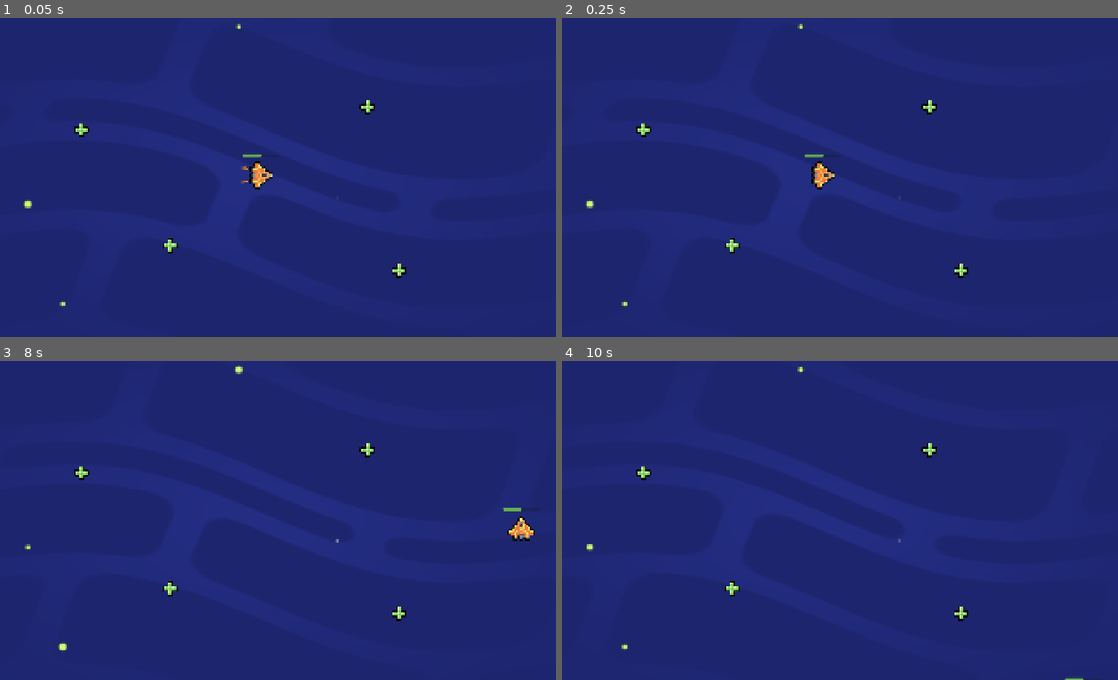
Above: before the commit, frames 1-4 (two rows, left to right).
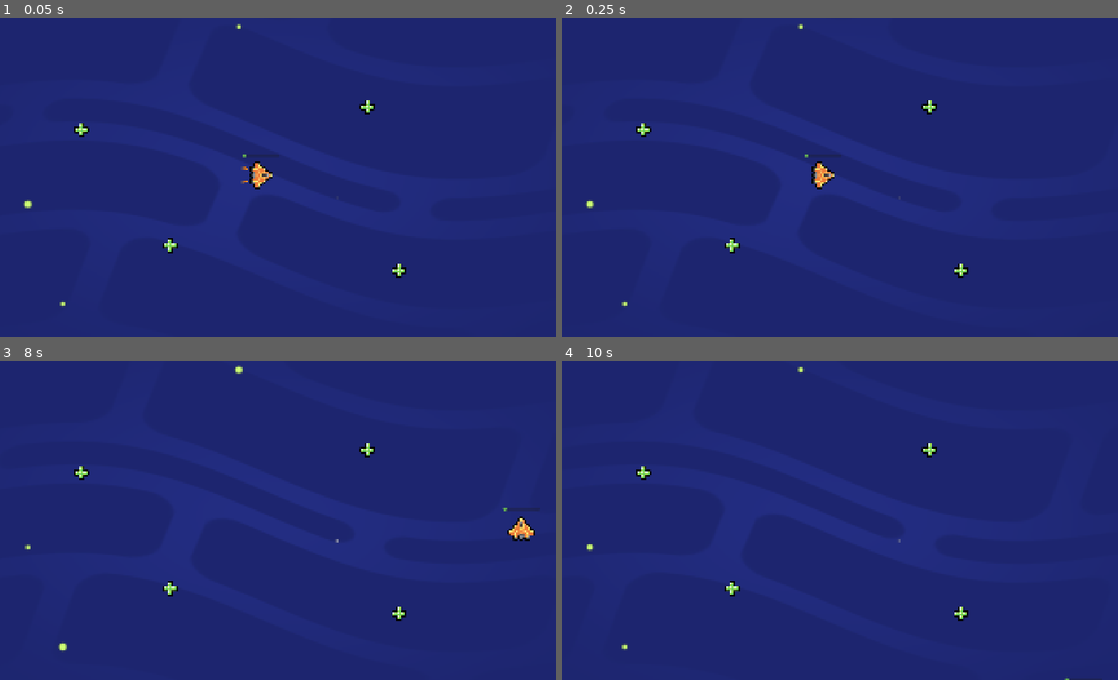
Above: after the commit, the same moments.

Repository: nomnomn0mm/M5-Loot-It-All
Game: Godot game, scene res://lessons/space_level.tscn
The game is run twice, just before and just after one commit, with the same random seed, the same clock (stepped at 60 frames per second) and the same inputs.
Inputs (mouse positions are in pixels of both pictures, inside the frame that each line leads up to):
- Up to frame 1 (0.05 s): no input
- Up to frame 2 (0.25 s): no input
- Up to frame 3 (8 s): tap Enter at 0.5, 3.5, 6.5 s; move the mouse to (394, 501) at 0.52 s; hold D (move_right) 0.53-1.25 s; tap Z every 1.5 s from 0.6 to 6.6 s; click (394, 501) at 0.67 s; tap Space at 0.77, 2.75, 3.77, 4.25, 6.77 s; drag from (150, 533) to (411, 517) at 1.27 s; move the mouse to (322, 443) at 2.02 s; hold D (move_right) 2.03-2.75 s; drag from (233, 581) to (400, 613) at 2.77 s; move the mouse to (439, 565) at 3.52 s; hold A (move_left) 3.53-4.25 s; drag from (88, 466) to (366, 450) at 4.27 s; move the mouse to (294, 517) at 5.02 s; hold S (move_down) 5.03-5.75 s; click (294, 517) at 5.17 s; drag from (177, 434) to (172, 587) at 5.77 s; move the mouse to (394, 501) at 6.52 s; hold W (move_up) 6.53-7.25 s; drag from (150, 533) to (233, 581) at 7.27 s
- Up to frame 4 (10 s): move the mouse to (884, 443) at 8.02 s; hold S (move_down) 8.03-8.75 s; tap Z at 8.1, 9.6 s; drag from (795, 581) to (1084, 670) at 8.77 s; tap Space at 9.5, 9.77 s; move the mouse to (1001, 565) at 9.52 s; hold W (move_up) from 9.53 s (still down); click (1001, 565) at 9.67 s

The runs differ from the first frame. In frame 1, less than 0.1% of the frame differs, in the area x 44-48%, y 42-44%; in frame 2, less than 0.1%; in frame 3, less than 0.1%, in the area x 90-94%, y 46-48%; in frame 4, less than 0.1%.

Commit message:
M5L5 complete

Diff:
--- a/lessons/ship.gd
+++ b/lessons/ship.gd
@@ -4,7 +4,7 @@
 var max_speed := 1200.0
 var velocity := Vector2(0, 0)
 var steering_factor := 3.0
-
+var health := 10
 
 func _process(delta: float) -> void:
 	var direction := Vector2(0, 0)
@@ -21,3 +21,14 @@
 
 	if velocity.length() > 0.0:
 		get_node("Sprite2D").rotation = velocity.angle()
+
+func set_health(new_health: int)-> void:
+	health = new_health
+	get_node("UI/HealthBar").value = health
+
+func _ready() -> void:
+	area_entered.connect(_on_area_entered)
+	set_health(health)
+
+func _on_area_entered(area_that_entered: Area2D) -> void:
+	set_health(health + 10)
